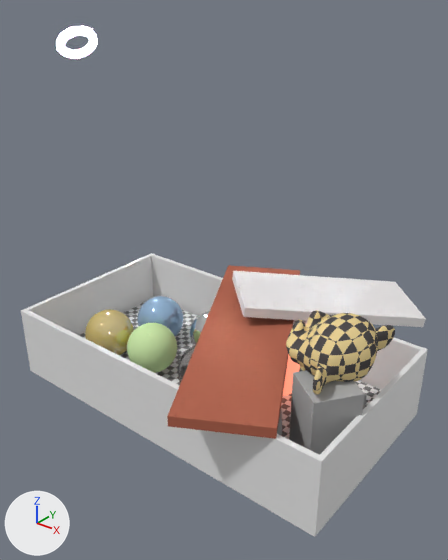
Before and after pictures for a commit that changed the Blender file scenes_for_vulkan/scene_with_spheres_and_ball.blend.
Both versions are drawn from a 50 mm camera at (7.96, -9.55, 8.67) aimed at (-0.76, 1.35, 1.91). Lighting does not change. The marker at lower left points along +X, +Y and +Z.

The older version as bpy lines, for what is in view:
```python
ob_cube = bpy.data.objects.new('Cube', me_cube)
ob_cube.location = (0.0, 0.0, 0.0)
ob_cube_002 = bpy.data.objects.new('Cube.002', me_cube_002)
ob_cube_002.location = (3.46, -0.81, 0.99)
ob_cube_002.rotation_euler = (0.0, 0.0, 0.948)  # degrees (0, 0, 54)
ob_cube_002.scale = (1.0, 1.0, 1.77)
ob_cube_005 = bpy.data.objects.new('Cube.005', me_cube_005)
ob_cube_005.location = (0.84, 0.18, 1.52)
ob_cube_005.rotation_euler = (0.0, 0.0, 0.503)  # degrees (0, 0, 29)
ob_cube_005.scale = (0.979, 3.3, 0.115)
ob_cube_006 = bpy.data.objects.new('Cube.006', me_cube_006)
ob_cube_006.location = (1.55, 2.38, 1.74)
ob_cube_006.rotation_euler = (-0.129, 0.000762, -0.78)  # degrees (-7.4, 0, -45)
ob_cube_006.scale = (0.979, 2.14, 0.115)
ob_icosphere = bpy.data.objects.new('Icosphere', me_icosphere_001)
ob_icosphere.location = (-1.34, -0.68, 0.7)
ob_icosphere_004 = bpy.data.objects.new('Icosphere.004', me_icosphere_005)
ob_icosphere_004.location = (-2.16, 0.46, 0.7)
ob_icosphere_005 = bpy.data.objects.new('Icosphere.005', me_icosphere_006)
ob_icosphere_005.location = (-2.64, -0.87, 0.7)
ob_suzanne = bpy.data.objects.new('Suzanne', me_suzanne)
ob_suzanne.location = (3.22, -0.14, 1.94)
ob_suzanne.rotation_euler = (0.0, 0.0, -1.675)  # degrees (0, 0, -96)
ob_torus = bpy.data.objects.new('Torus', me_torus)
ob_torus.location = (-8.14, 3.42, 6.92)
ob_torus.rotation_euler = (-0.799, -0.125, 1.026)  # degrees (-46, -7.2, 59)
ob_torus.scale = (0.5, 0.5, 0.5)
# also in view: 'Cube.004' at (0.0, 0.0, 0.53)
```
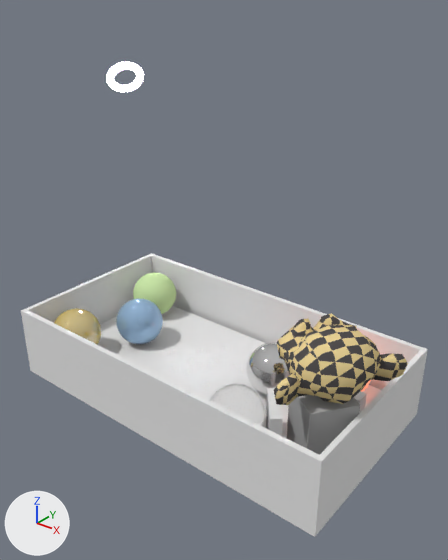
Where the newer file only moved an object's origin or applied its transform, the numbers keep the older frame.

What differs and where, as boxes [x1, y1, x2, y2] in the pictures (448 x 560 px):
'Cube.005', deleted
    before: [167, 265, 300, 439]
'Cube', recoloured, surface changed
    both: [79, 303, 381, 439]
'Suzanne', moved, turned, modifiers changed
    before: [286, 310, 395, 395]
    after: [274, 313, 408, 405]
'Cube.006', deleted
    before: [232, 271, 426, 327]
'Cube.002', mesh rescaled
    before: [289, 370, 365, 455]
    after: [287, 395, 360, 455]
'Icosphere', moved
    before: [127, 323, 177, 373]
    after: [133, 273, 176, 314]
'Icosphere.004', moved
    before: [137, 296, 184, 336]
    after: [116, 298, 163, 345]
'Icosphere.005', moved
    before: [85, 309, 134, 355]
    after: [54, 308, 101, 345]
'Icosphere.001', moved
    before: [190, 310, 210, 346]
    after: [246, 343, 290, 395]
'Icosphere.002', moved
    before: [177, 345, 196, 384]
    after: [210, 384, 265, 427]
'Torus', deleted
    before: [56, 26, 97, 58]
'light', added
    after: [106, 62, 144, 92]
'Icosphere.003', moved
    before: [283, 355, 300, 396]
    after: [362, 380, 371, 391]
part 2 of me_cube, surface changed
    before: [79, 303, 381, 439]
    after: [98, 306, 381, 438]

Diff of the bpy script that builds the scene:
```diff
--- a/scenes_for_vulkan/scene_with_spheres_and_ball.blend.py
+++ b/scenes_for_vulkan/scene_with_spheres_and_ball.blend.py
@@ me_cube_002 @@
 me_cube_002.from_pydata(...)  # 8 vertices, 6 faces; spans x -0.5..0.5, y -0.5..0.5, z -0.5..0.5
 # used by ob_cube_002; location = (3.46, -0.81, 0.99); rotation_euler = (0.0, 0.0, 0.948), in degrees (0, 0, 54); scale = (1.0, 1.0, 1.77)
+# me_cube_002 part 1: the whole mesh is scaled about its middle by (1, 1, 0.842), then moved by (-0.036, 0.05, -0.077)
 me_cube_002.materials.append(mat_material_002)
@@ me_cube @@
 me_cube.from_pydata(...)  # 8 vertices, 6 faces; spans x -4.0..4.0, y -2.0..2.0, z -0.1..0.1
-me_cube.materials.append(mat_material)
+# me_cube part 2: texture (UV) coordinates of 6 of 6 faces, centred in x -4.0..4.0, y -2.0..2.0, z -0.1..0.1, changed; they spanned u 0.0..1.0, v 0.25..0.75 and now span u 0.52..0.77, v 0.0..0.19
+me_cube.materials.append(mat_floor)  # white #e7e7e7
@@ ob_cube_006 @@
-ob_cube_006 = bpy.data.objects.new('Cube.006', me_cube_006)
@@ ob_cube_005 @@
-ob_cube_005 = bpy.data.objects.new('Cube.005', me_cube_005)
@@ ob_torus @@
-ob_torus = bpy.data.objects.new('Torus', me_torus)
@@ ob_suzanne @@
 ob_suzanne = bpy.data.objects.new('Suzanne', me_suzanne)
-ob_suzanne.location = (3.22, -0.14, 1.94)
-ob_suzanne.rotation_euler = (0.0, 0.0, -1.675)  # degrees (0, 0, -96)
-_m = ob_suzanne.modifiers.new('Subsurf', 'SUBSURF')
-_m.levels = 2
+ob_suzanne.location = (3.35, -0.64, 2.0)
+ob_suzanne.rotation_euler = (-0.196, 0.0, -2.111)  # degrees (-11, 0, -121)
@@ ob_icosphere_005 @@
 ob_icosphere_005 = bpy.data.objects.new('Icosphere.005', me_icosphere_006)
-ob_icosphere_005.location = (-2.64, -0.87, 0.7)
+ob_icosphere_005.location = (-3.32, -1.35, 0.7)
@@ ob_icosphere_004 @@
 ob_icosphere_004 = bpy.data.objects.new('Icosphere.004', me_icosphere_005)
-ob_icosphere_004.location = (-2.16, 0.46, 0.7)
+ob_icosphere_004.location = (-2.49, 0.03, 0.7)
@@ ob_icosphere_003 @@
 ob_icosphere_003 = bpy.data.objects.new('Icosphere.003', me_icosphere_004)
-ob_icosphere_003.location = (1.55, 0.44, 0.7)
+ob_icosphere_003.location = (2.74, 1.37, 0.7)
@@ ob_icosphere_002 @@
 ob_icosphere_002 = bpy.data.objects.new('Icosphere.002', me_icosphere_003)
-ob_icosphere_002.location = (0.26, -0.64, 0.7)
+ob_icosphere_002.location = (1.77, -1.42, 0.7)
@@ ob_icosphere_001 @@
 ob_icosphere_001 = bpy.data.objects.new('Icosphere.001', me_icosphere_002)
-ob_icosphere_001.location = (-0.6, 0.75, 0.7)
+ob_icosphere_001.location = (1.44, 0.38, 0.7)
@@ ob_icosphere @@
 ob_icosphere = bpy.data.objects.new('Icosphere', me_icosphere_001)
-ob_icosphere.location = (-1.34, -0.68, 0.7)
+ob_icosphere.location = (-3.29, 1.39, 0.7)
@@ ob_light @@
+ob_light = bpy.data.objects.new('light', me_torus_1)  # a torus around z (ring radius 0.5, tube radius 0.125) spanning x -0.625..0.625, y -0.625..0.625, z -0.125..0.125; in mat_material_004 (white #e7e7e7)
+ob_light.location = (-8.09, 5.26, 5.72)
+ob_light.rotation_euler = (-0.918, -0.216, 0.82)  # degrees (-53, -12, 47)
```
